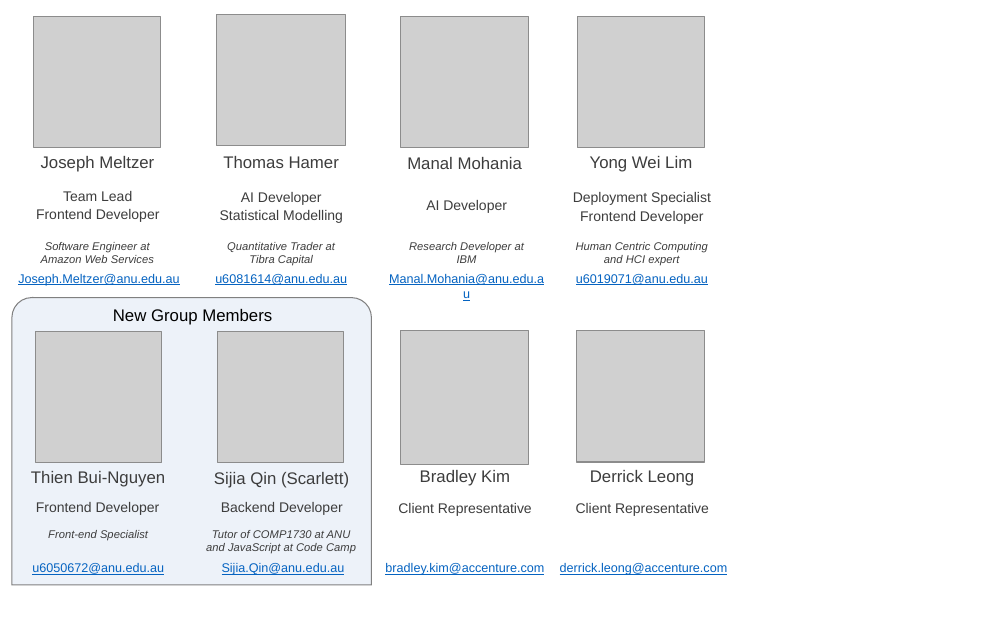
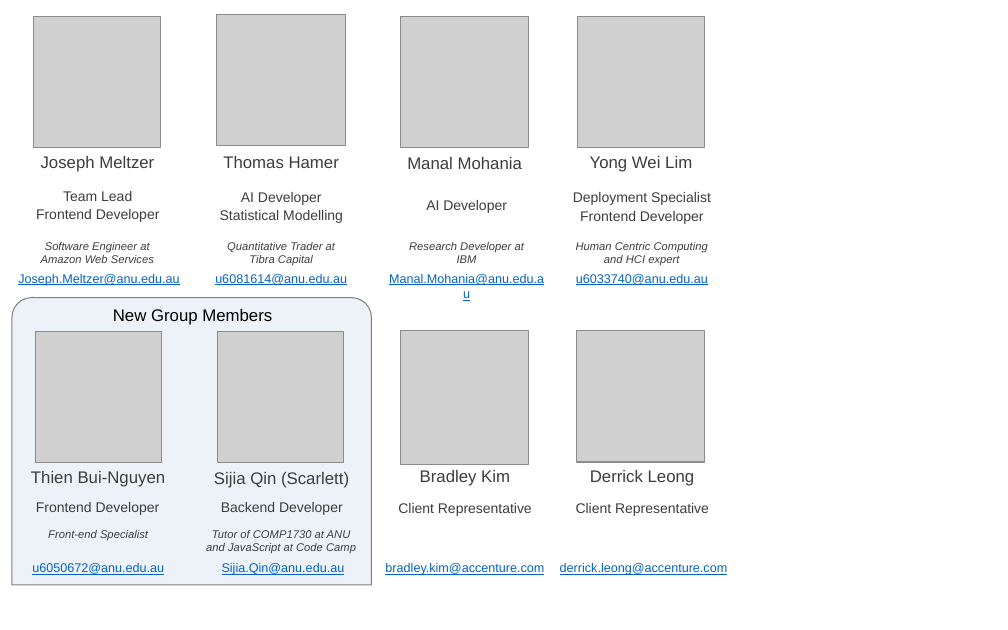
Before and after one commit to AICourseSelection/courseai, a slide deck: slide 1 of Documentation/Semester_2/Sprint_0/Powerpoint/Team_Members.pptx. Drawn at 1008x630 pixels with LibreOffice and Linux fonts; fonts in the diff are those of the drawing; grey boxes stand for pictures. Boxes give left, top, right and bottom in pixels: in the first picture for what was removed or moved away, otherwise in the second. Text is boxed around its words. In the diff, an @@ line names an element or a change of style, - is before the commit and + after.

```diff
--- a/Documentation/Semester_2/Sprint_0/Powerpoint/Team_Members.pptx
+++ b/Documentation/Semester_2/Sprint_0/Powerpoint/Team_Members.pptx
@@ text at <box>576,274,708,285</box>: text changed @@
-u6019071@anu.edu.au
+u6033740@anu.edu.au
```
Also in this commit, not shown: 2 other files.
